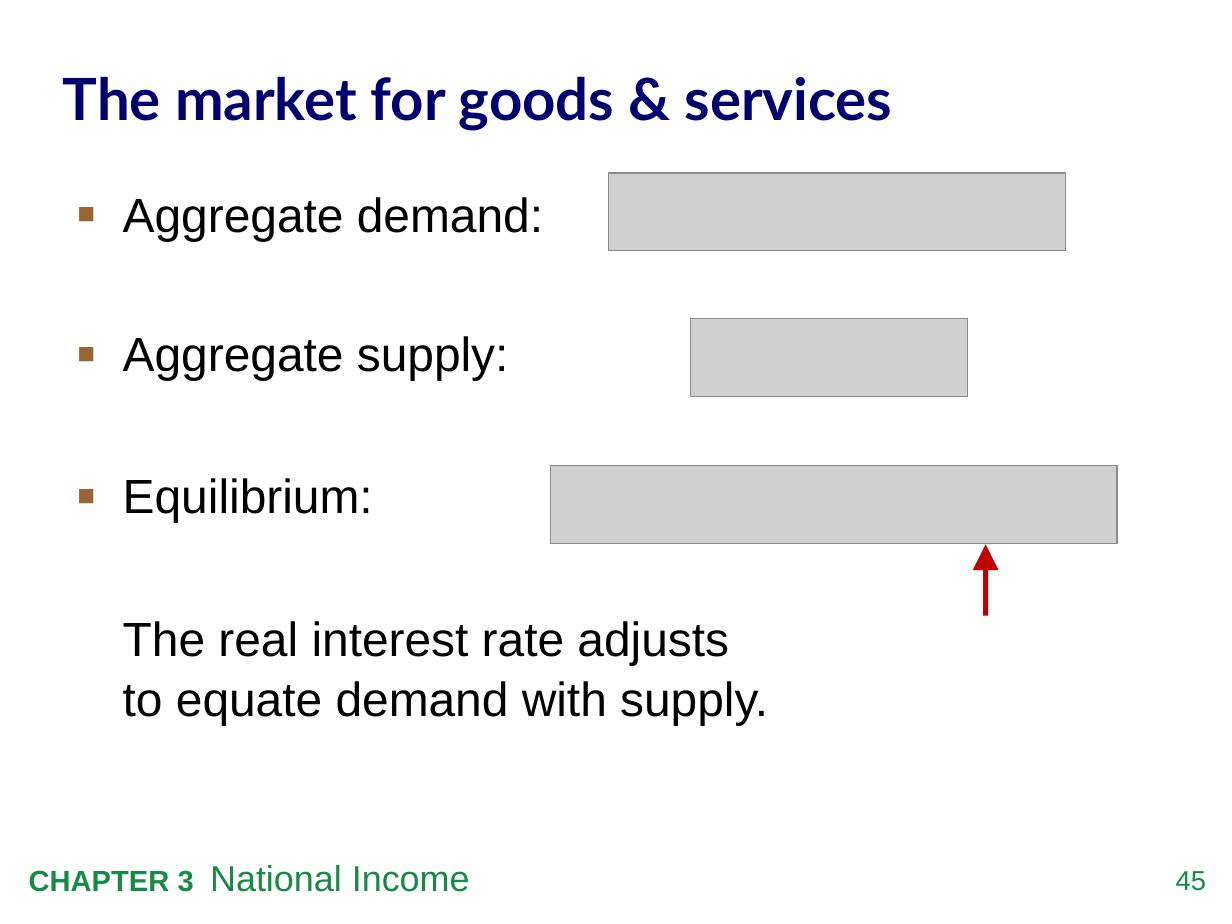
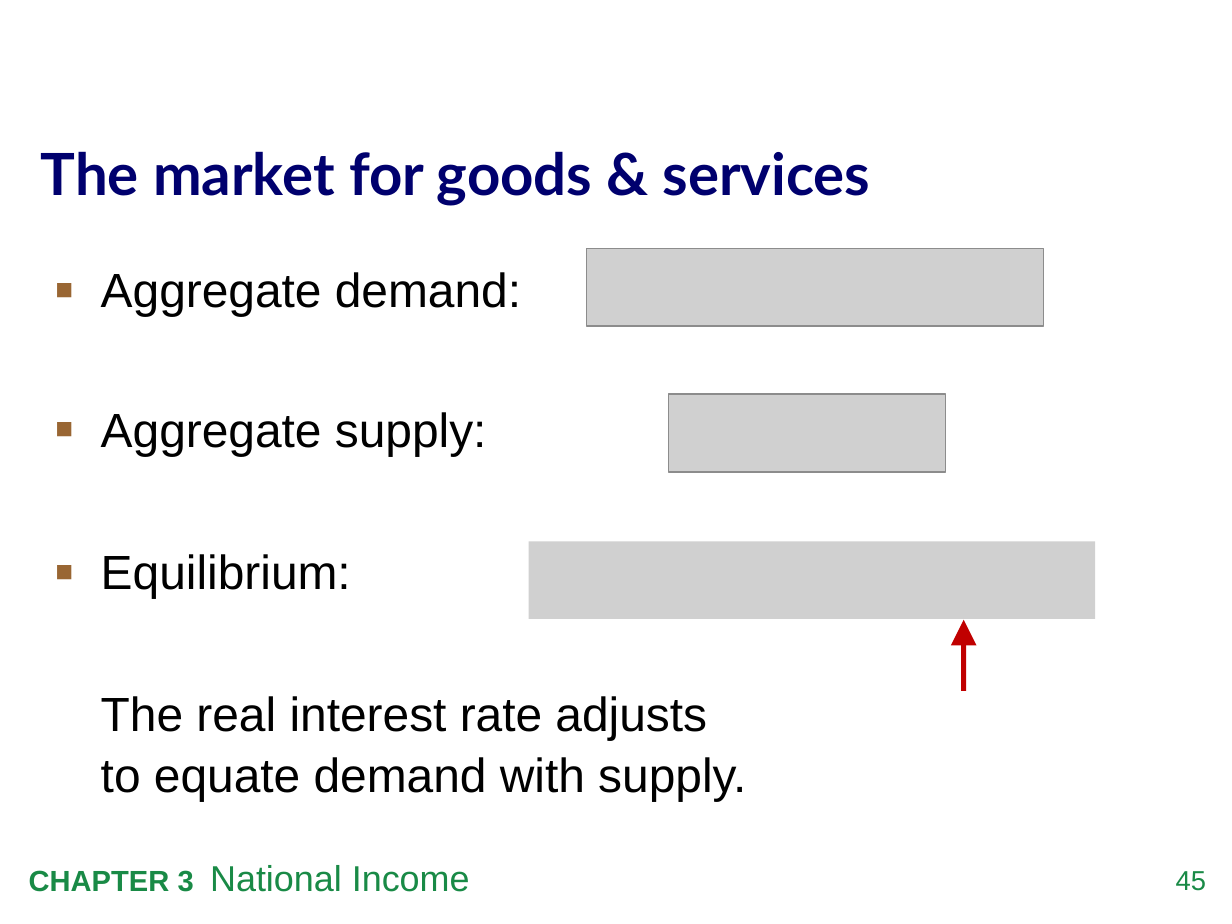
Before and after one commit to fecet/macroeconomics, a slide deck: slide 46 of Lecture Slides/mankiw9e_lecture_slides_chap03.pptx. Drawn at 1232x924 pixels with LibreOffice and Linux fonts; fonts in the diff are those of the drawing; grey boxes stand for pictures. Boxes give left, top, right and bottom in pixels: in the first picture for what was removed or moved away, otherwise in the second. Text is boxed around its words. In the diff, an @@ line names an element or a change of style, - is before the commit and + after.

```diff
--- a/Lecture Slides/mankiw9e_lecture_slides_chap03.pptx
+++ b/Lecture Slides/mankiw9e_lecture_slides_chap03.pptx
@@ title "The market for goods & ...": place and size @@
-title "The market for goods & ..." at <box>63,76,893,131</box>
+title "The market for goods & ..." at <box>41,151,871,206</box>
@@ picture removed at <box>609,172,1066,250</box> @@
@@ text "Aggregate demand:": place and size @@
-text "Aggregate demand:" at <box>123,197,768,725</box>
+text "Aggregate demand:" at <box>101,272,746,801</box>
@@ picture added at <box>586,249,1044,326</box> @@
@@ picture removed at <box>691,319,968,397</box> @@
@@ picture added at <box>669,394,946,472</box> @@
@@ picture removed at <box>551,466,1117,543</box> @@
@@ picture added at <box>529,541,1095,618</box> @@
@@ arrow moved from (986, 616) - (986, 545) to (963, 691) - (963, 620) @@
```
Also in this commit, not shown: 2 other slides changed, 4 other files.
